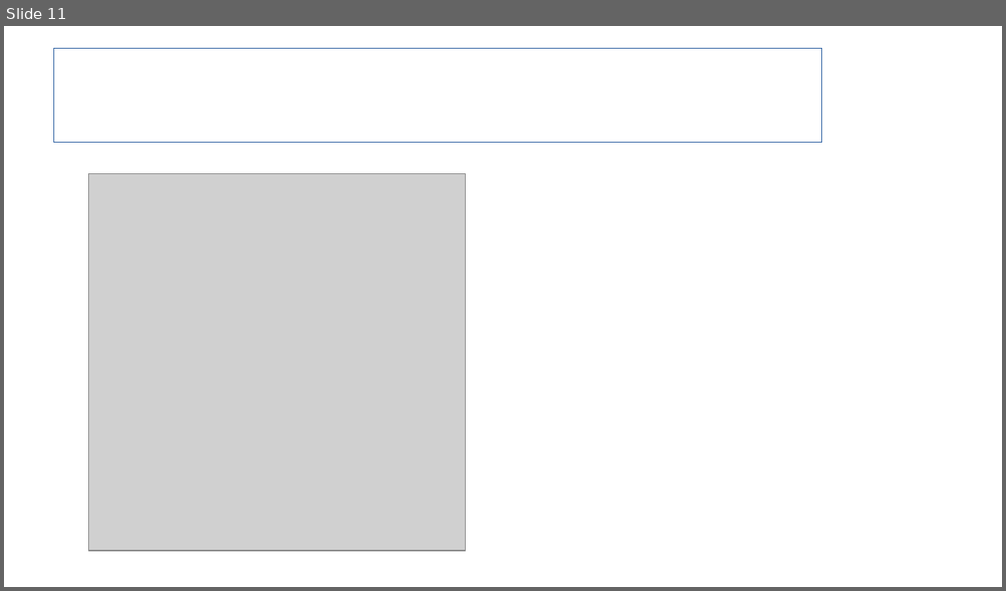
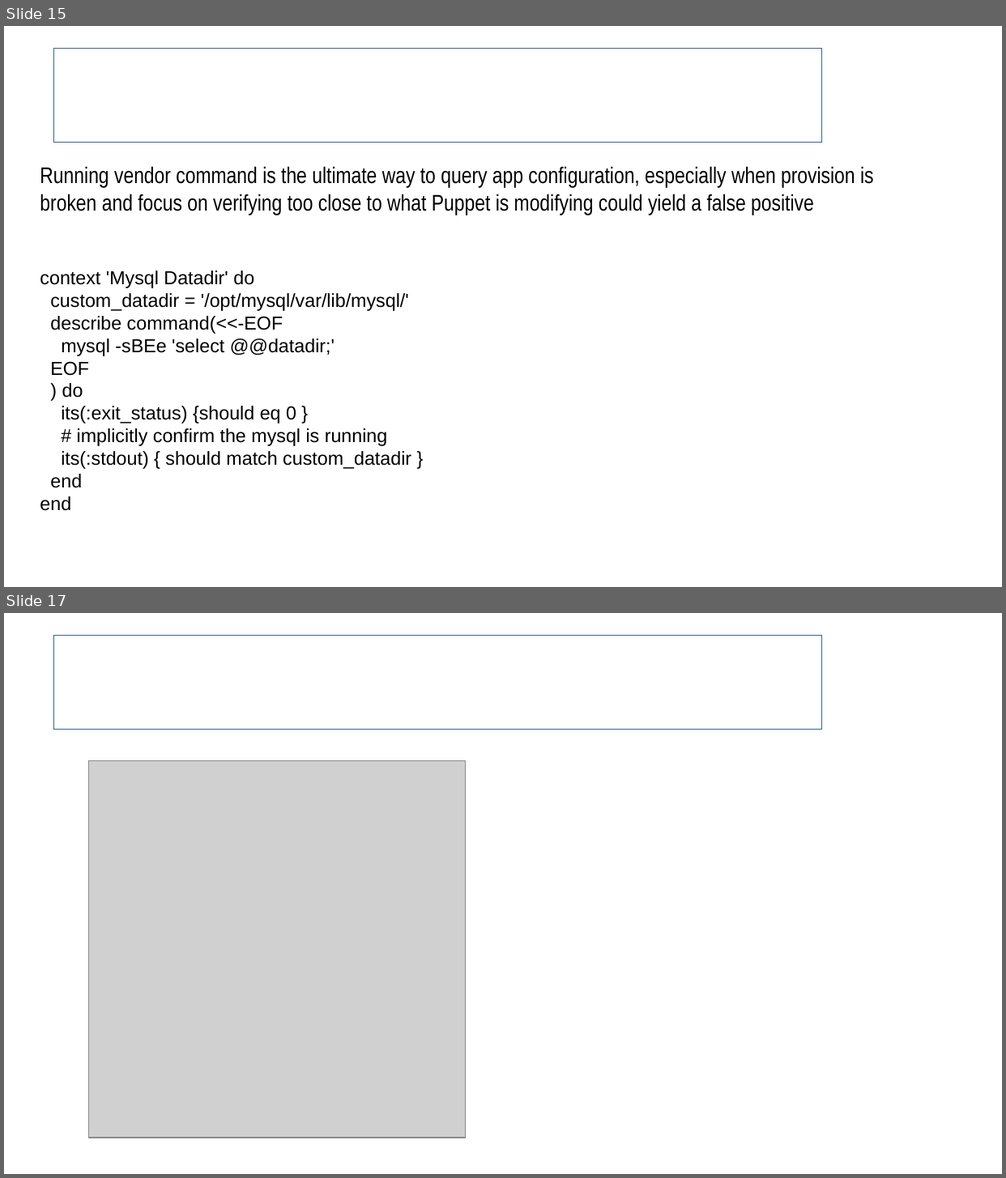
Before and after one commit to sergueik/uru_serverspec, a slide deck: Serverspec Integration in Cloud Provision.odp. Shown one above the other, each under a label of ours: slide 11 before the commit, slides 15 and 17 after it; the slides between them are not shown. The pictures are 1006x591 and 1006x1178 pixels, drawn with LibreOffice and Linux fonts; fonts in the diff are those of the drawing; grey boxes stand for pictures; background and template pictures are left out. Boxes give left, top, right and bottom in pixels: in the first picture for what was removed or moved away, otherwise in the second. Text is boxed around its words. In the diff, an @@ line names an element or a change of style, - is before the commit and + after.

```diff
--- a/Serverspec Integration in Cloud Provision.odp
+++ b/Serverspec Integration in Cloud Provision.odp
@@ slide 15 added at (4,26,1002,587), background #FFFFFF @@
@@ title added at (53,49,823,143), outline #3465A4 0 pt, 31.1 pt, text #FFFFFF, bold @@
+Exploring Serverspec
@@ text added at (40,166,874,215), 18 pt, text #000000 @@
+Running vendor command is the ultimate way to query app configuration, especially when provision is broken and focus on verifying too close to what Puppet is modifying could yield a false positive
@@ text added at (40,271,411,511), 15 pt, text #000000 @@
+context 'Mysql Datadir' do
+custom_datadir = '/opt/mysql/var/lib/mysql/'
+describe command(<<-EOF
+mysql -sBEe 'select @@datadir;'
+EOF
+) do
+its(:exit_status) {should eq 0 }
+# implicitly confirm the mysql is running
+its(:stdout) { should match custom_datadir }
+end
+end
@@ what was slide 11 is now slide 17 @@
```
Also in this commit, not shown: 11 slides changed, 8 other slides added, 1 slide removed, 1 other file.
